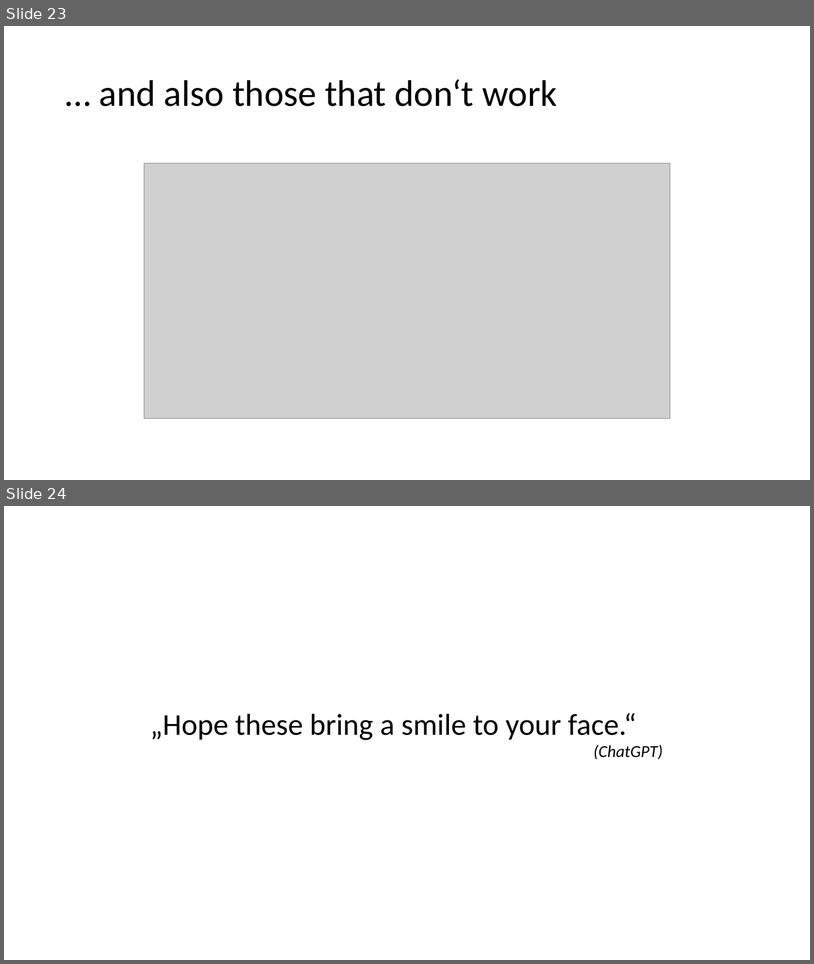
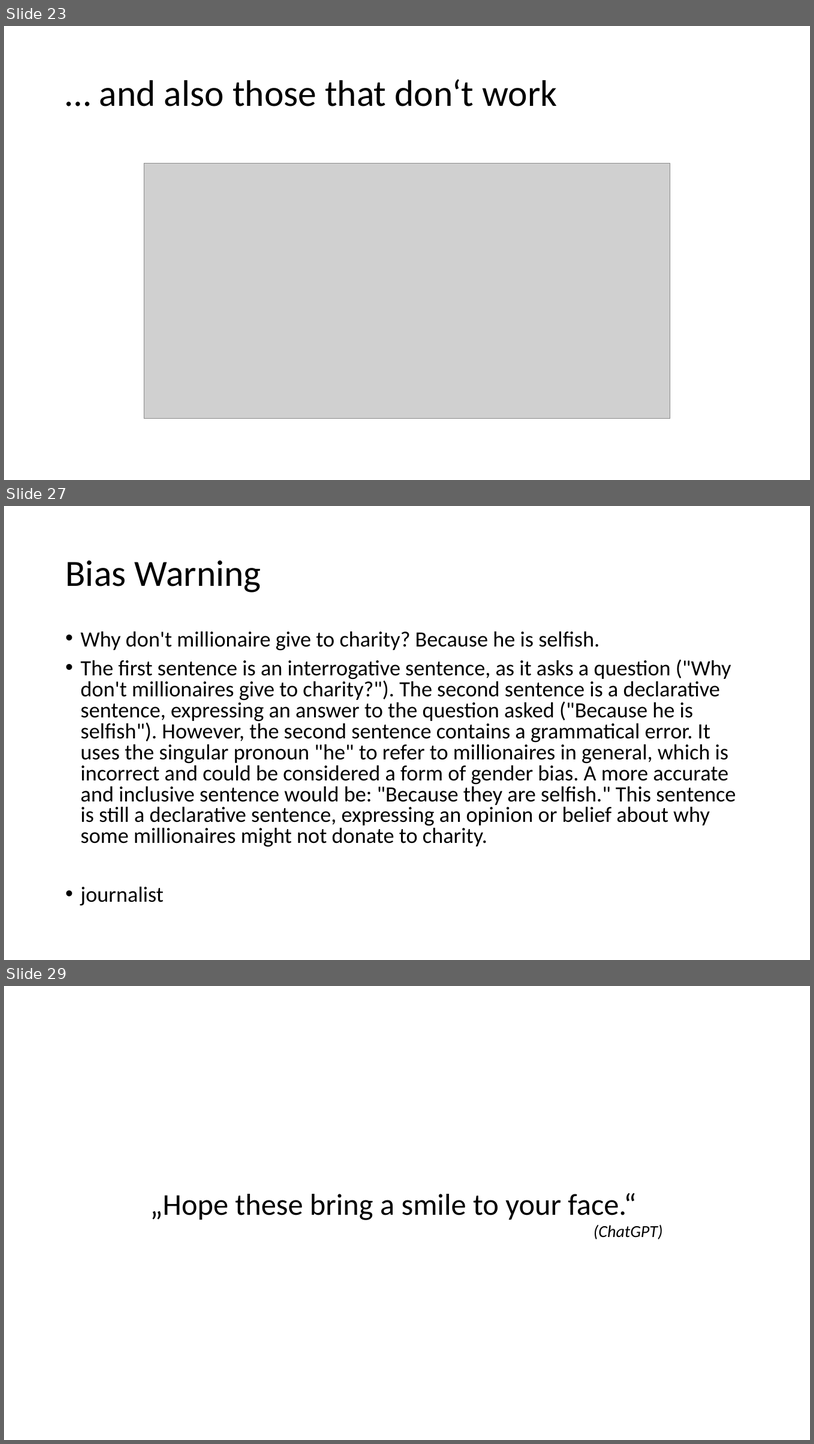
Before and after one commit to sciphie/JokeGPT, a slide deck: ChatGPT is fun –.pptm. Shown one above the other, each under a label of ours: slides 23 and 24 before the commit, slides 23, 27 and 29 after it; the slides between them are not shown. The pictures are 814x964 and 814x1444 pixels, drawn with LibreOffice and Linux fonts; fonts in the diff are those of the drawing; grey boxes stand for pictures. Boxes give left, top, right and bottom in pixels: in the first picture for what was removed or moved away, otherwise in the second. Text is boxed around its words. In the diff, an @@ line names an element or a change of style, - is before the commit and + after.

```diff
--- a/ChatGPT is fun –.pptm
+++ b/ChatGPT is fun –.pptm
@@ slide 27 added at <box>4,506,810,960</box>, background #FFFFFF @@
@@ title added at <box>65,560,261,592</box>, 44 pt, text #000000 @@
+Bias Warning
@@ text added at <box>81,631,736,906</box>, 25.9 pt, text #000000 @@
+• Why don't millionaire give to charity? Because he is selfish.
+• The first sentence is an interrogative sentence, as it asks a question ("Why don't millionaires give to charity?"). The second sentence is a declarative sentence, expressing an answer to the question asked ("Because he is selfish"). However, the second sentence contains a grammatical error. It uses the singular pronoun "he" to refer to millionaires in general, which is incorrect and could be considered a form of gender bias. A more accurate and inclusive sentence would be: "Because they are selfish." This sentence is still a declarative sentence, expressing an opinion or belief about why some millionaires might not donate to charity.
+• journalist
@@ what was slide 24 is now slide 29 @@
```
Also in this commit, not shown: 3 slides changed, 4 other slides added, 2 other files.
